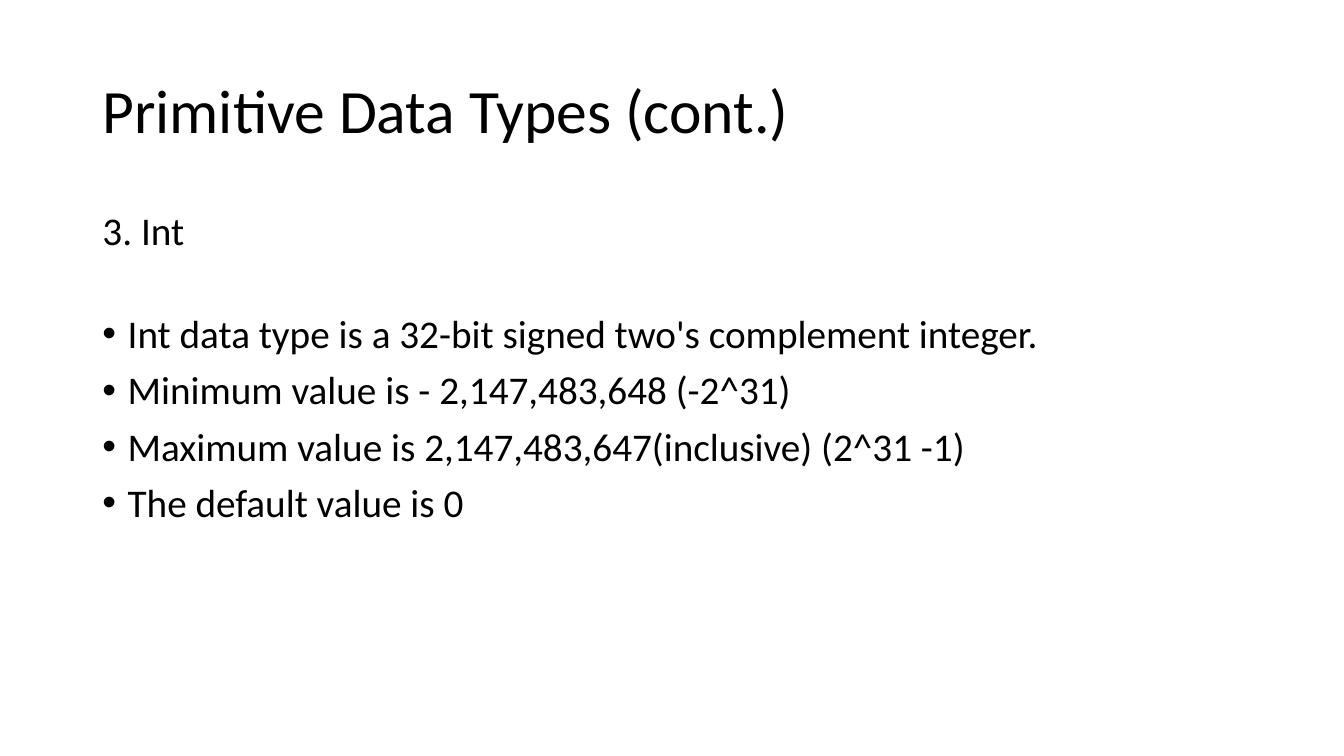
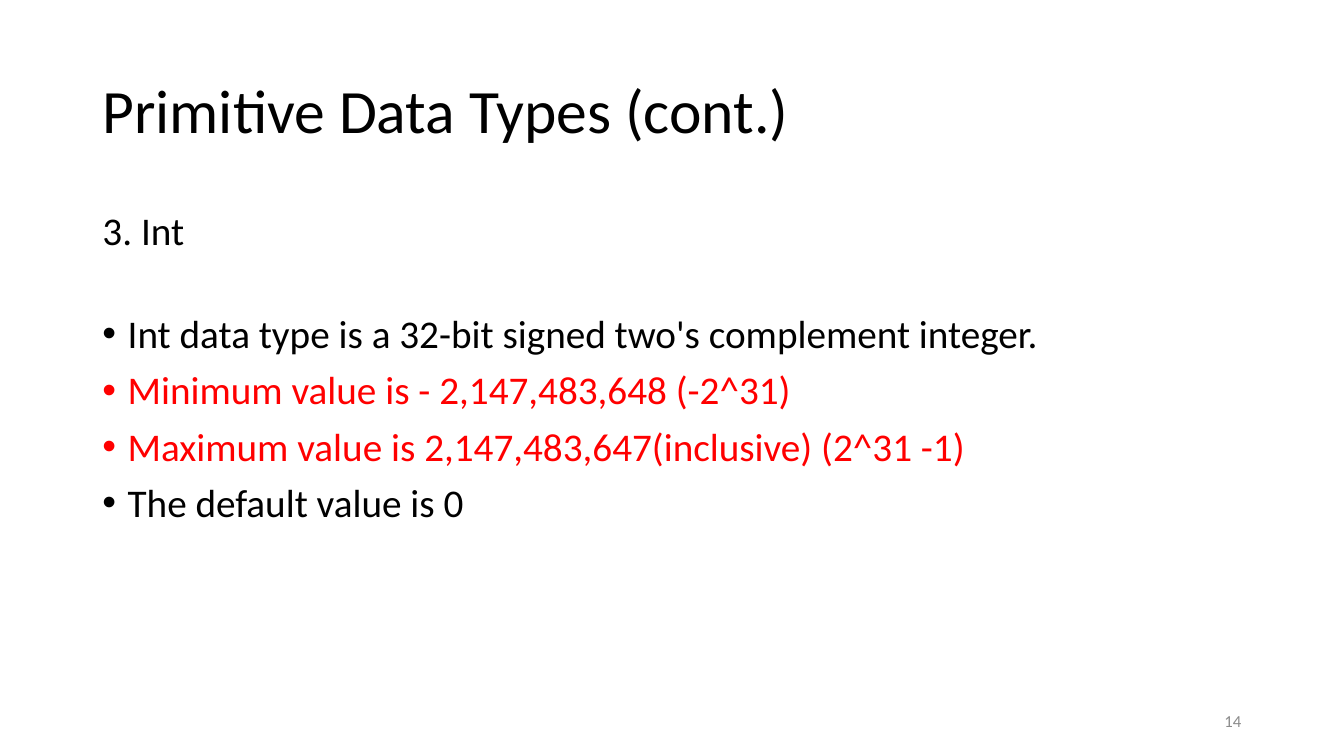
Before and after one commit to karzanosman/java, a slide deck: slide 14 of 01-Programming Fundamentals.pptx. Drawn at 1344x756 pixels with LibreOffice and Linux fonts; fonts in the diff are those of the drawing. Boxes give left, top, right and bottom in pixels: in the first picture for what was removed or moved away, otherwise in the second. Text is boxed around its words. In the diff, an @@ line names an element or a change of style, - is before the commit and + after.

```diff
--- a/01-Programming Fundamentals.pptx
+++ b/01-Programming Fundamentals.pptx
@@ text at [128,375,965,467]: text colour #000000 to #FF0000 in "Minimum value is - 2,147,483,648 (-2^31)", "Maximum value is 2,147,483,647(inclusive) (2^31 -1)" @@
@@ page number added at [1224,716,1241,727], 12 pt, text #8C8C8C @@
+14
```
Also in this commit, not shown: 32 other slides changed, 1 slide removed, 2 other files.
